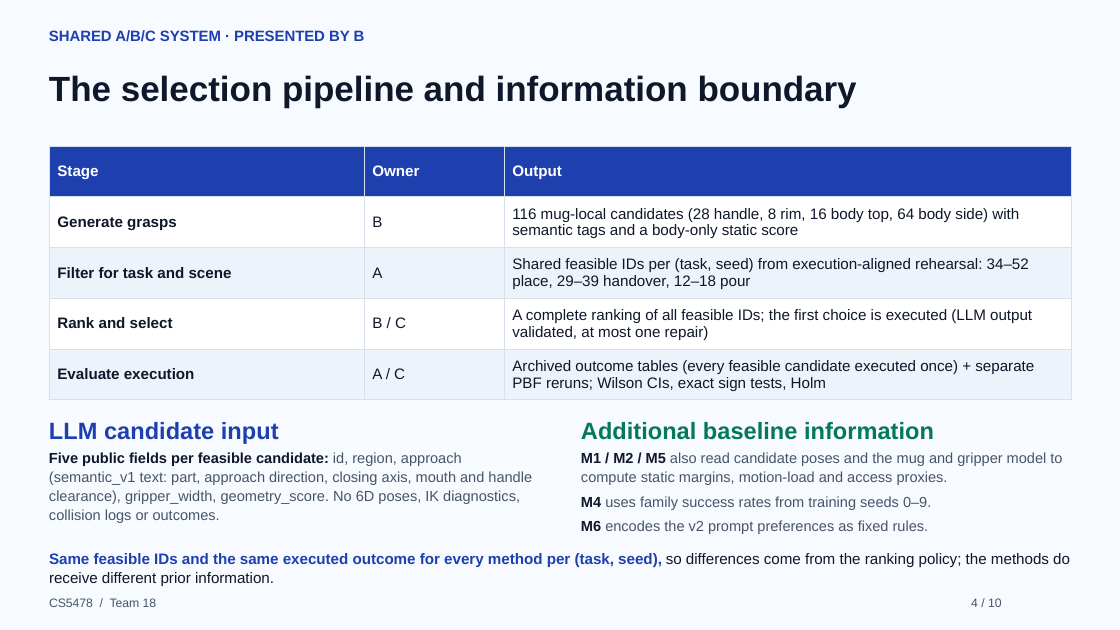
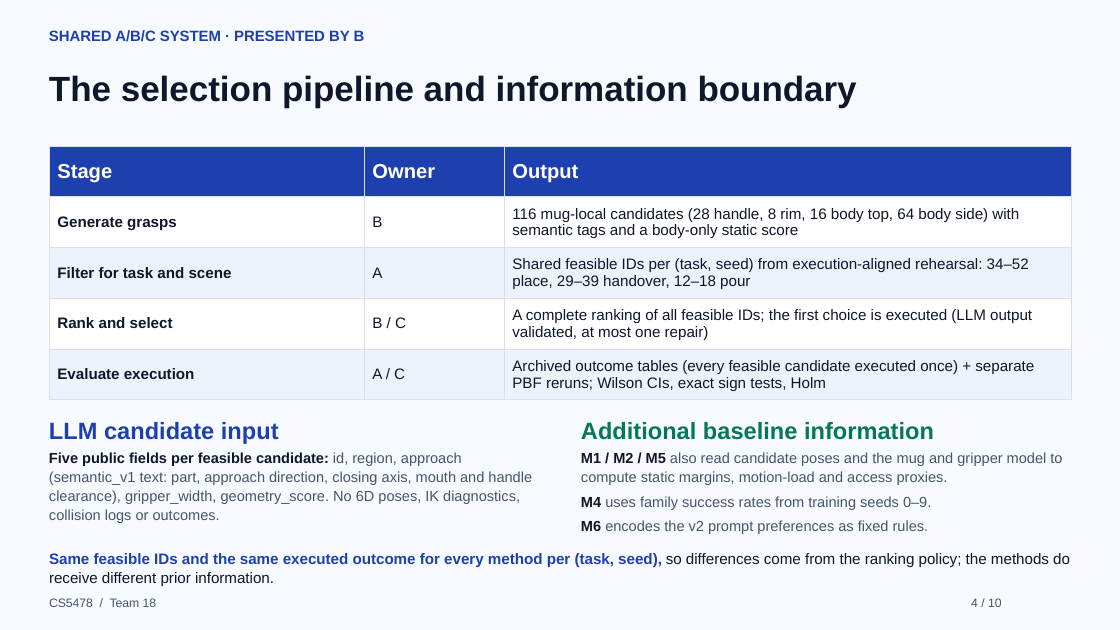
Before and after one commit to Xl440102/cs5478-task-aware-grasp-selection, a slide deck: slide 4 of presentation/CS5478_Task_Aware_Grasp_Selection_Presentation_v2.pptx. Drawn at 1120x630 pixels with LibreOffice and Linux fonts; fonts in the diff are those of the drawing. Boxes give left, top, right and bottom in pixels: in the first picture for what was removed or moved away, otherwise in the second. Text is boxed around its words. In the diff, an @@ line names an element or a change of style, - is before the commit and + after.

```diff
--- a/presentation/CS5478_Task_Aware_Grasp_Selection_Presentation_v2.pptx
+++ b/presentation/CS5478_Task_Aware_Grasp_Selection_Presentation_v2.pptx
@@ table at <box>49,146,1071,400</box> @@
@@ size 13 to 17.2 pt in "Stage", "Owner", "Output" @@
```
